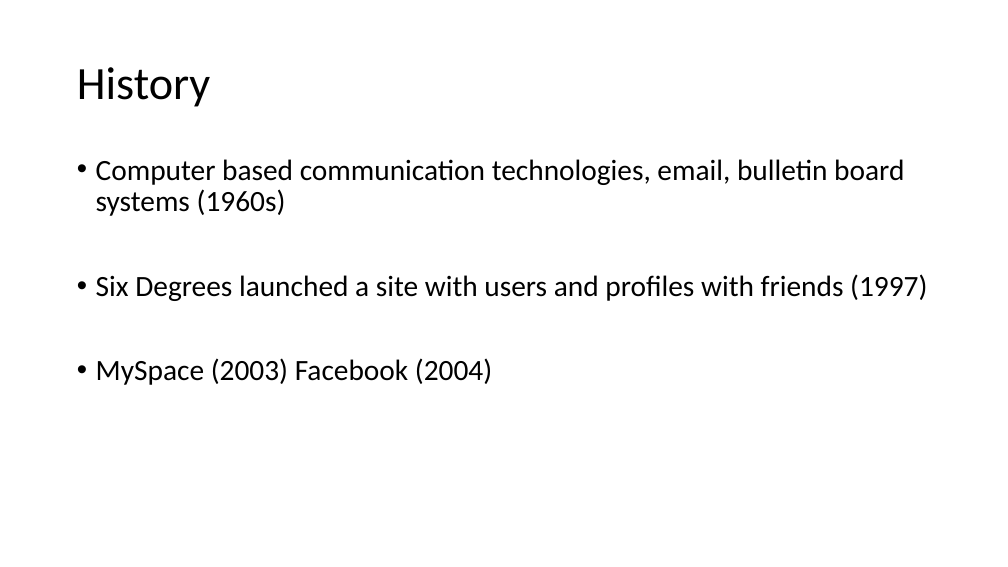
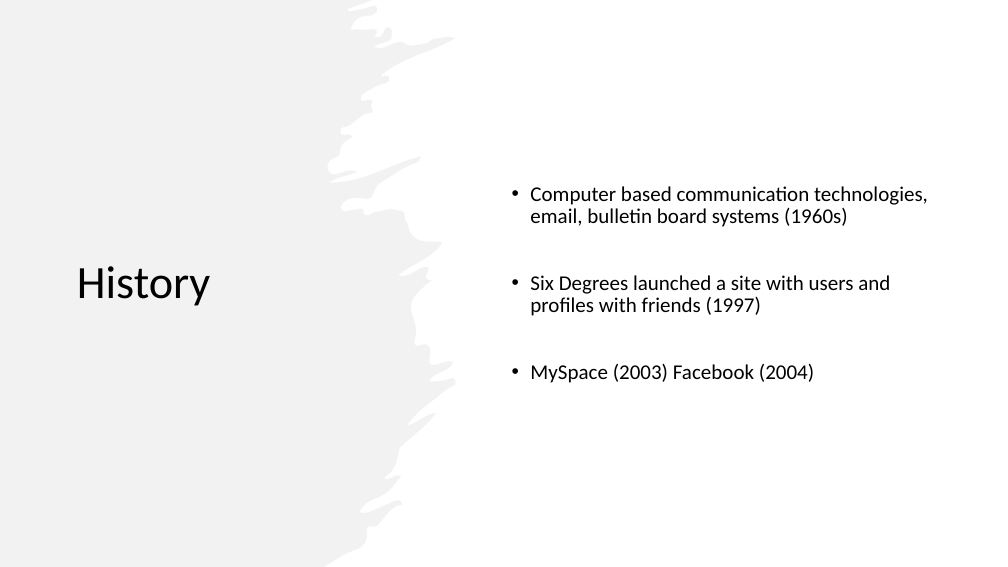
Before and after one commit to Millhouse32/ResearchMethology, a slide deck: slide 5 of Literature-Review/Litature-Review-Slides.pptx (slide 4 before the commit). Drawn at 1008x567 pixels with LibreOffice and Linux fonts; fonts in the diff are those of the drawing. Boxes give left, top, right and bottom in pixels: in the first picture for what was removed or moved away, otherwise in the second. Text is boxed around its words. In the diff, an @@ line names an element or a change of style, - is before the commit and + after.

```diff
--- a/Literature-Review/Litature-Review-Slides.pptx
+++ b/Literature-Review/Litature-Review-Slides.pptx
@@ freeform shape added at box(0, 0, 456, 567), fill #E7E6E6 at 50% opacity @@
@@ title "History": place and size @@
-title "History" at box(77, 67, 210, 107)
+title "History" at box(77, 266, 210, 306)
@@ text "Computer based communication technologies, email, ...": place and size @@
-text "Computer based communication technologies, email, ..." at box(96, 159, 927, 385)
+text "Computer based communication technologies, email, ..." at box(530, 186, 928, 383)
@@ text "Computer based communication technologies, email, ..." at box(530, 186, 928, 383): size 28 to 20 pt; vertical alignment top to middle @@
```
Also in this commit, not shown: 1 slide added.
